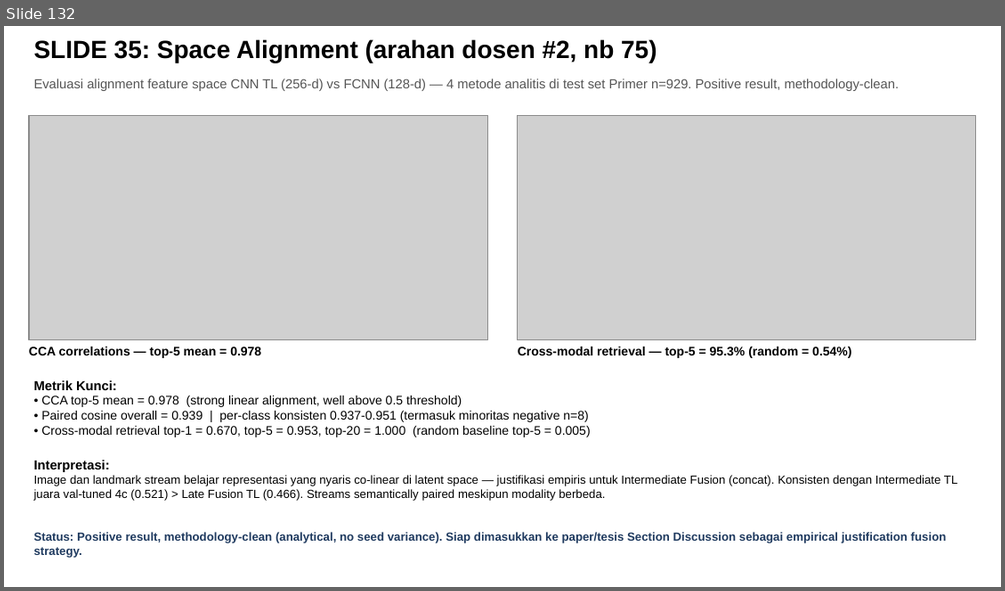
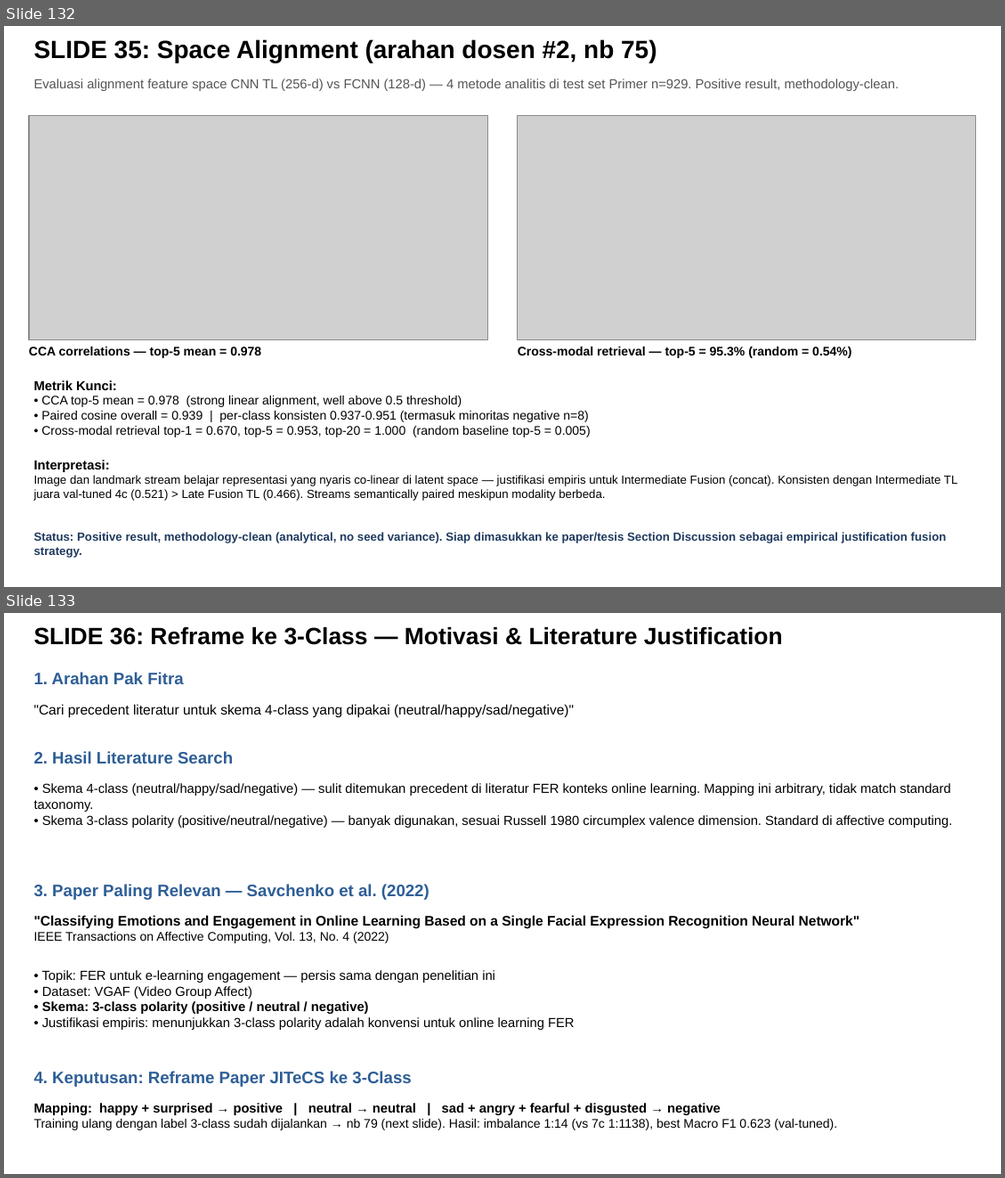
Before and after one commit to taufikhdyt01/MultimodalEmoLearn-CNN-LSTM, a slide deck: docs/PPT Bimbingan.pptx. Shown one above the other, each under a label of ours: slide 132 before the commit, slides 132 and 133 after it. The pictures are 1005x591 and 1005x1178 pixels, drawn with LibreOffice and Linux fonts; fonts in the diff are those of the drawing; grey boxes stand for pictures. Boxes give left, top, right and bottom in pixels: in the first picture for what was removed or moved away, otherwise in the second. Text is boxed around its words. In the diff, an @@ line names an element or a change of style, - is before the commit and + after.

```diff
--- a/docs/PPT Bimbingan.pptx
+++ b/docs/PPT Bimbingan.pptx
@@ slide 133 added at (4, 613, 1001, 1174), background #FFFFFF @@
@@ text added at (34, 626, 783, 645), 17 pt, text #000000, bold @@
+SLIDE 36: Reframe ke 3-Class — Motivasi & Literature Justification
@@ text added at (34, 672, 183, 684), 12 pt, text #2E5E96, bold @@
+1. Arahan Pak Fitra
@@ text added at (34, 704, 574, 717), 10 pt, text #000000 @@
+"Cari precedent literatur untuk skema 4-class yang dipakai (neutral/happy/sad/negative)"
@@ text added at (34, 751, 233, 763), 12 pt, text #2E5E96, bold @@
+2. Hasil Literature Search
@@ text added at (34, 783, 952, 827), 9.5 pt, text #000000 @@
+• Skema 4-class (neutral/happy/sad/negative) — sulit ditemukan precedent di literatur FER konteks online learning. Mapping ini arbitrary, tidak match standard taxonomy.
+• Skema 3-class polarity (positive/neutral/negative) — banyak digunakan, sesuai Russell 1980 circumplex valence dimension. Standard di affective computing.
@@ text added at (34, 884, 429, 900), 12 pt, text #2E5E96, bold @@
+3. Paper Paling Relevan — Savchenko et al. (2022)
@@ text added at (34, 915, 860, 1030), 9.5 pt, text #000000 @@
+"Classifying Emotions and Engagement in Online Learning Based on a Single Facial Expression Recognition Neural Network"
+IEEE Transactions on Affective Computing, Vol. 13, No. 4 (2022)
+• Topik: FER untuk e-learning engagement — persis sama dengan penelitian ini
+• Dataset: VGAF (Video Group Affect)
+• Skema: 3-class polarity (positive / neutral / negative)
+• Justifikasi empiris: menunjukkan 3-class polarity adalah konvensi untuk online learning FER
@@ text added at (34, 1070, 411, 1086), 12 pt, text #2E5E96, bold @@
+4. Keputusan: Reframe Paper JITeCS ke 3-Class
@@ text added at (34, 1103, 837, 1130), 9 pt, text #000000 @@
+Mapping: happy + surprised → positive | neutral → neutral | sad + angry + fearful + disgusted → negative
+Training ulang dengan label 3-class sudah dijalankan → nb 79 (next slide). Hasil: imbalance 1:14 (vs 7c 1:1138), best Macro F1 0.623 (val-tuned).
```
Also in this commit, not shown: 2 slides changed, 3 other files.
